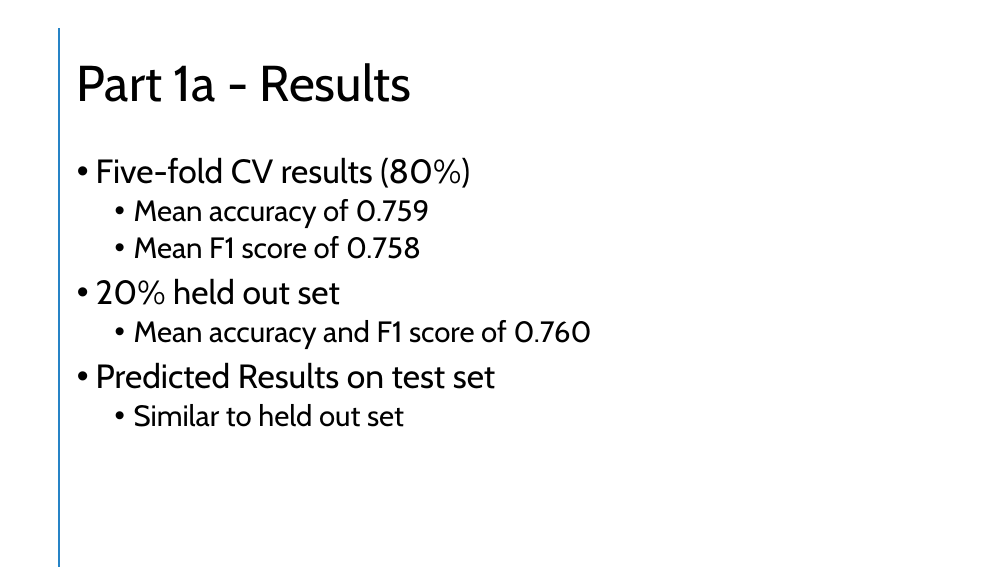
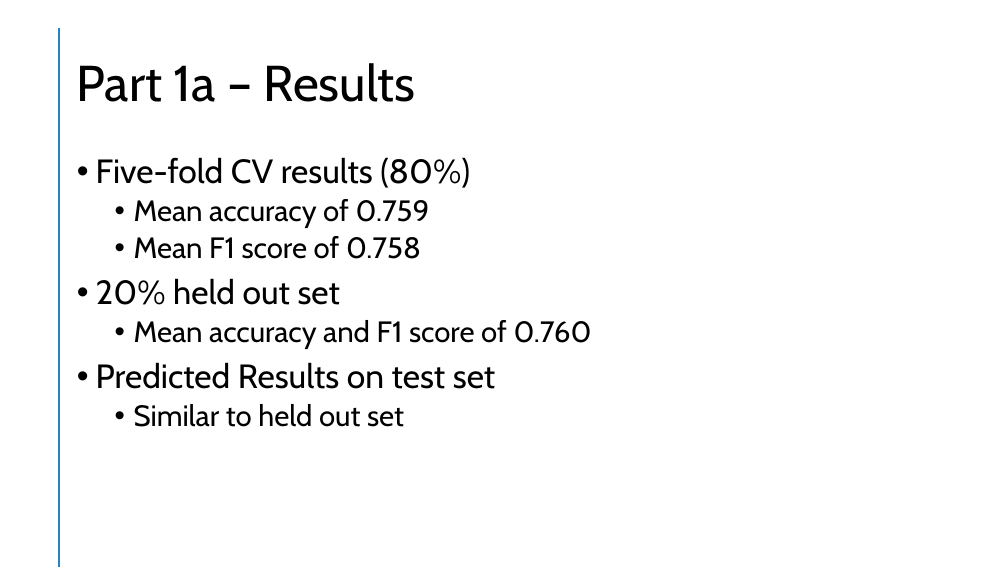
Before and after one commit to jtmilleer/aml_project, a slide deck: slide 3 of Documentation/Final Presentation.pptx. Drawn at 1008x567 pixels with LibreOffice and Linux fonts; fonts in the diff are those of the drawing. Boxes give left, top, right and bottom in pixels: in the first picture for what was removed or moved away, otherwise in the second. Text is boxed around its words. In the diff, an @@ line names an element or a change of style, - is before the commit and + after.

```diff
--- a/Documentation/Final Presentation.pptx
+++ b/Documentation/Final Presentation.pptx
@@ title at [77, 63, 416, 102]: text changed @@
-Part 1a - Results
+Part 1a – Results
```
Also in this commit, not shown: 4 other slides changed.
